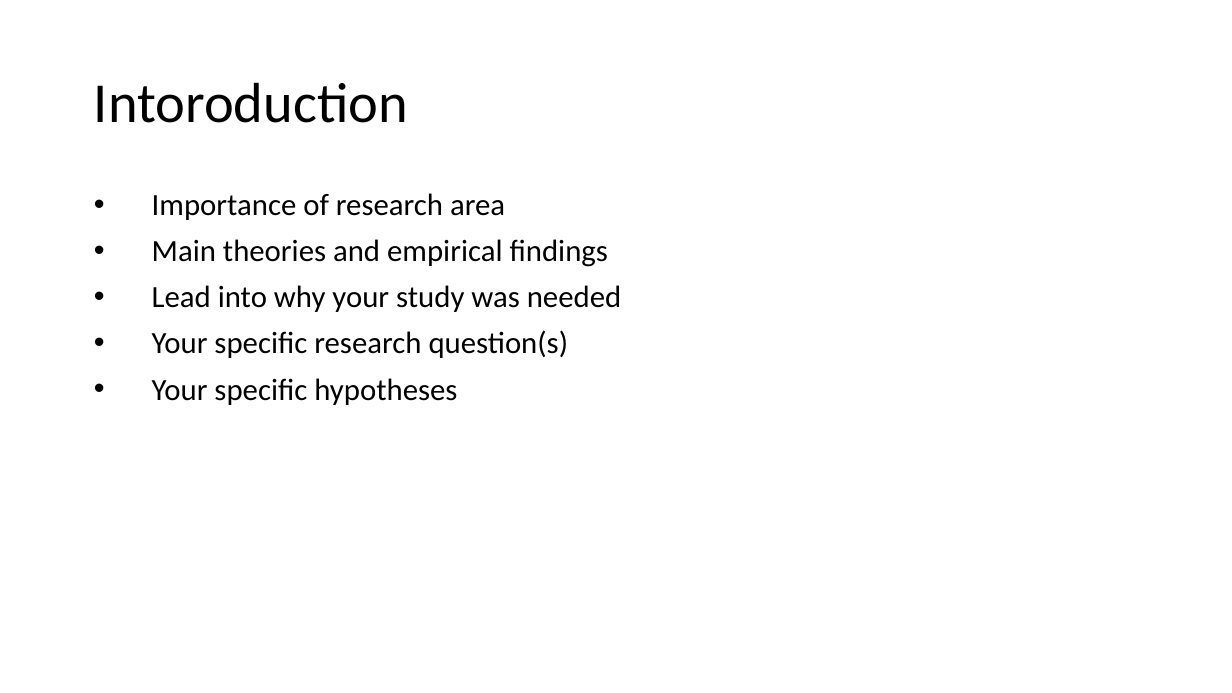
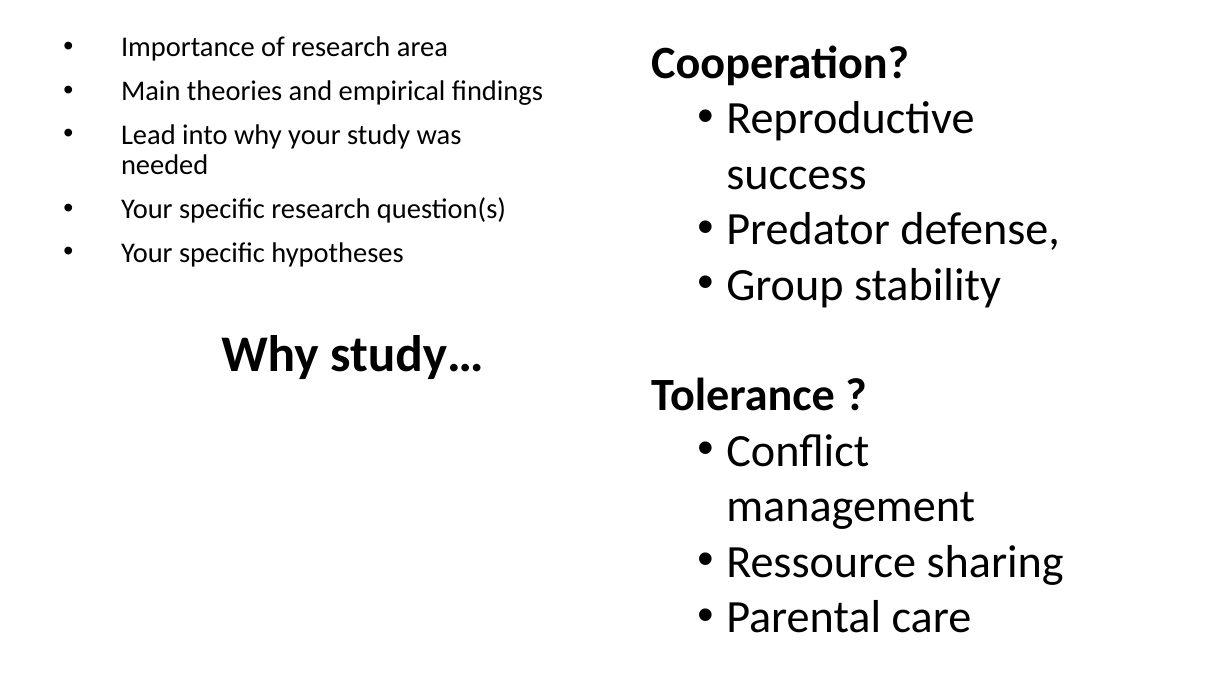
Before and after one commit to Makipurple3/IVPToleranceBex2223, a slide deck: slide 3 of M.AungKyaw_MaleFemaleToleranceInWildVervetMonkeys_Thesis.pptx. Drawn at 1232x693 pixels with LibreOffice and Linux fonts; fonts in the diff are those of the drawing. Boxes give left, top, right and bottom in pixels: in the first picture for what was removed or moved away, otherwise in the second. Text is boxed around its words. In the diff, an @@ line names an element or a change of style, - is before the commit and + after.

```diff
--- a/M.AungKyaw_MaleFemaleToleranceInWildVervetMonkeys_Thesis.pptx
+++ b/M.AungKyaw_MaleFemaleToleranceInWildVervetMonkeys_Thesis.pptx
@@ text "Importance of research area": place and size @@
-text "Importance of research area" at [152,193,621,405]
+text "Importance of research area" at [121,36,543,267]
@@ text "Importance of research area" at [121,36,543,267]: size 24 to 22.2 pt @@
@@ text added at [651,45,1064,633], 36 pt, text #000000 @@
+  Cooperation?
+    • Reproductive success
+    • Predator defense,
+    • Group stability
+  Tolerance ?
+    • Conflict management
+    • Ressource sharing
+    • Parental care
@@ title removed at [94,82,408,123] @@
-Intoroduction
@@ text added at [221,335,483,379], 40 pt, text #000000, bold @@
+Why study…
```
Also in this commit, not shown: 7 other slides changed, 14 slides added, 15 slides removed, 1 other file.
